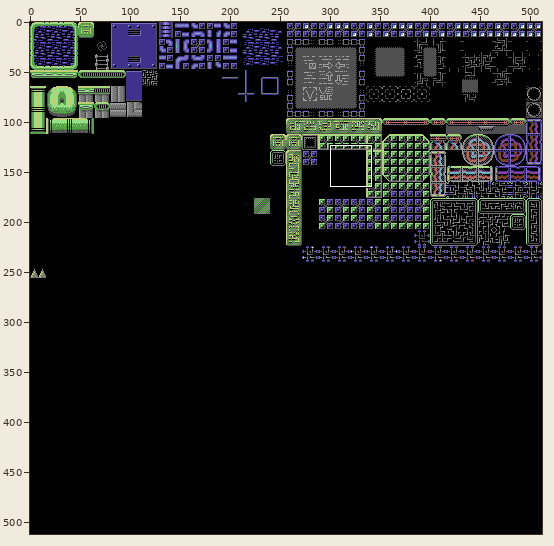
Sprite sheet: assets/graphics/tilesets/Tileset.png. Above: a wide view before the commit, with the close-up outlined.
Close-up. As it was:
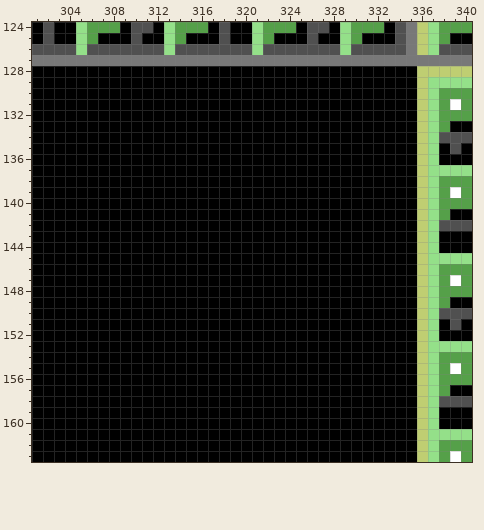
The file is 512x512 pixels. Shown: x 301..340, y 124..163. The commit also changed other parts of the picture, which this record leaves out.
The same view after the edit:
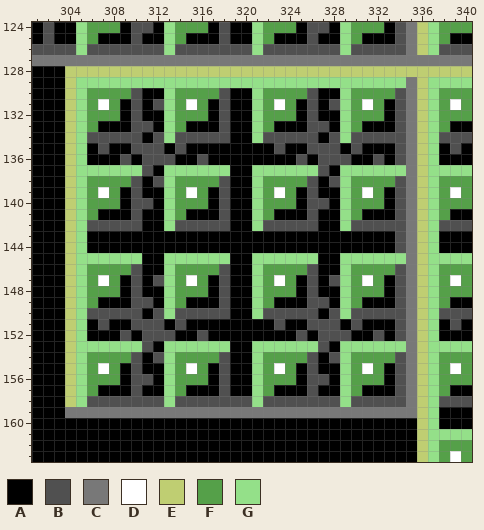
Palette (. is transparent): A #000000  B #505050  C #787878  D #ffffff  E #bfce72  F #55a049  G #94e089
Change:
@@ x 301..340 @@
 127 CCCCCCCCCCCCCCCCCCCCCCCCCCCCCCCCCCCCCCCC
-128 AAAAAAAAAAAAAAAAAAAAAAAAAAAAAAAAAAAEEEEE
-129 AAAAAAAAAAAAAAAAAAAAAAAAAAAAAAAAAAAEGGGG
-130 AAAAAAAAAAAAAAAAAAAAAAAAAAAAAAAAAAAEGFFF
-131 AAAAAAAAAAAAAAAAAAAAAAAAAAAAAAAAAAAEGFDF
-132 AAAAAAAAAAAAAAAAAAAAAAAAAAAAAAAAAAAEGFFF
-133 AAAAAAAAAAAAAAAAAAAAAAAAAAAAAAAAAAAEGFAA
-134 AAAAAAAAAAAAAAAAAAAAAAAAAAAAAAAAAAAEGBBB
-135 AAAAAAAAAAAAAAAAAAAAAAAAAAAAAAAAAAAEGABA
-136 AAAAAAAAAAAAAAAAAAAAAAAAAAAAAAAAAAAEGAAA
-137 AAAAAAAAAAAAAAAAAAAAAAAAAAAAAAAAAAAEGGGG
-138 AAAAAAAAAAAAAAAAAAAAAAAAAAAAAAAAAAAEGFFF
-139 AAAAAAAAAAAAAAAAAAAAAAAAAAAAAAAAAAAEGFDF
-140 AAAAAAAAAAAAAAAAAAAAAAAAAAAAAAAAAAAEGFFF
-141 AAAAAAAAAAAAAAAAAAAAAAAAAAAAAAAAAAAEGFAA
-142 AAAAAAAAAAAAAAAAAAAAAAAAAAAAAAAAAAAEGBBB
-143 AAAAAAAAAAAAAAAAAAAAAAAAAAAAAAAAAAAEGAAA
-144 AAAAAAAAAAAAAAAAAAAAAAAAAAAAAAAAAAAEGAAA
-145 AAAAAAAAAAAAAAAAAAAAAAAAAAAAAAAAAAAEGGGG
-146 AAAAAAAAAAAAAAAAAAAAAAAAAAAAAAAAAAAEGFFF
-147 AAAAAAAAAAAAAAAAAAAAAAAAAAAAAAAAAAAEGFDF
-148 AAAAAAAAAAAAAAAAAAAAAAAAAAAAAAAAAAAEGFFF
-149 AAAAAAAAAAAAAAAAAAAAAAAAAAAAAAAAAAAEGFAA
-150 AAAAAAAAAAAAAAAAAAAAAAAAAAAAAAAAAAAEGBBB
-151 AAAAAAAAAAAAAAAAAAAAAAAAAAAAAAAAAAAEGABA
-152 AAAAAAAAAAAAAAAAAAAAAAAAAAAAAAAAAAAEGAAA
-153 AAAAAAAAAAAAAAAAAAAAAAAAAAAAAAAAAAAEGGGG
-154 AAAAAAAAAAAAAAAAAAAAAAAAAAAAAAAAAAAEGFFF
-155 AAAAAAAAAAAAAAAAAAAAAAAAAAAAAAAAAAAEGFDF
-156 AAAAAAAAAAAAAAAAAAAAAAAAAAAAAAAAAAAEGFFF
-157 AAAAAAAAAAAAAAAAAAAAAAAAAAAAAAAAAAAEGFAA
-158 AAAAAAAAAAAAAAAAAAAAAAAAAAAAAAAAAAAEGBBB
-159 AAAAAAAAAAAAAAAAAAAAAAAAAAAAAAAAAAAEGAAA
+128 AAAEEEEEEEEEEEEEEEEEEEEEEEEEEEEEEEEEEEEE
+129 AAAEGGGGGGGGGGGGGGGGGGGGGGGGGGGGGGCEGGGG
+130 AAAEGFFFFBAAGFFFFBAAGFFFFBAAGFFFFBCEGFFF
+131 AAAEGFDFABABGFDFABAAGFDFABABGFDFABCEGFDF
+132 AAAEGFFFABAAGFFFABAAGFFFABAAGFFFABCEGFFF
+133 AAAEGFAAABBAGFAAABAAGFAAABBAGFAAABCEGFAA
+134 AAAEGBBBBBABGBBBBBAAGBBBBBABGBBBBBCEGBBB
+135 AAAEGABAABBBABAAAAAAAABAABBBABAAABCEGABA
+136 AAAEGAAABABBBAABAAAAAAAABABBBAABABCEGAAA
+137 AAAEGGGGGGBAGGGGGGAAGGGGGGBAGGGGGGCEGGGG
+138 AAAEGFFFFBABGFFFFBAAGFFFFBABGFFFFBCEGFFF
+139 AAAEGFDFABAAGFDFABAAGFDFABAAGFDFABCEGFDF
+140 AAAEGFFFABBAGFFFABAAGFFFABBAGFFFABCEGFFF
+141 AAAEGFAAABAAGFAAABAAGFAAABAAGFAAABCEGFAA
+142 AAAEGBBBBBAAGBBBBBAAGBBBBBAAGBBBBBCEGBBB
+143 AAAEGAAAAAAAAAAAAAAAAAAAAAAAAAAAABCEGAAA
+144 AAAEGAAAAAAAAAAAAAAAAAAAAAAAAAAAABCEGAAA
+145 AAAEGGGGGGAAGGGGGGAAGGGGGGAAGGGGGGCEGGGG
+146 AAAEGFFFFBAAGFFFFBAAGFFFFBAAGFFFFBCEGFFF
+147 AAAEGFDFABABGFDFABAAGFDFABABGFDFABCEGFDF
+148 AAAEGFFFABAAGFFFABAAGFFFABAAGFFFABCEGFFF
+149 AAAEGFAAABBAGFAAABAAGFAAABBAGFAAABCEGFAA
+150 AAAEGBBBBBABGBBBBBAAGBBBBBABGBBBBBCEGBBB
+151 AAAEGABAABBBABAAAAAAAABAABBBABAAABCEGABA
+152 AAAEGAAABABBBAABAAAAAAAABABBBAABABCEGAAA
+153 AAAEGGGGGGBAGGGGGGAAGGGGGGBAGGGGGGCEGGGG
+154 AAAEGFFFFBABGFFFFBAAGFFFFBABGFFFFBCEGFFF
+155 AAAEGFDFABAAGFDFABAAGFDFABAAGFDFABCEGFDF
+156 AAAEGFFFABBAGFFFABAAGFFFABBAGFFFABCEGFFF
+157 AAAEGFAAABAAGFAAABAAGFAAABAAGFAAABCEGFAA
+158 AAAEGBBBBBBBGBBBBBBBGBBBBBBBGBBBBBCEGBBB
+159 AAACCCCCCCCCCCCCCCCCCCCCCCCCCCCCCCCEGAAA
 160 AAAAAAAAAAAAAAAAAAAAAAAAAAAAAAAAAAAEGAAA
Boxes around the changes in both close-ups, in picture pixels (x1, y1, x2, y2):
changed: (65, 66, 417, 418)
